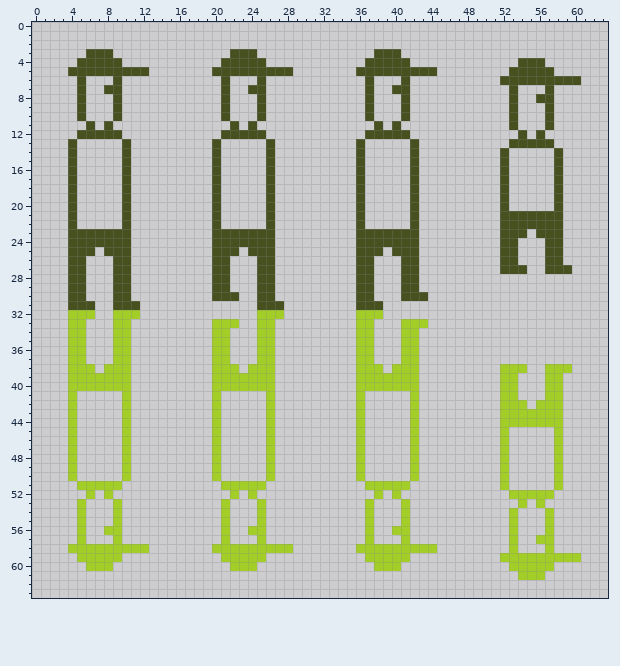
Pixel-art sprite, stored at content/chars.png. Above: the version before the commit.
The file is 64x64 pixels.
Once edited:
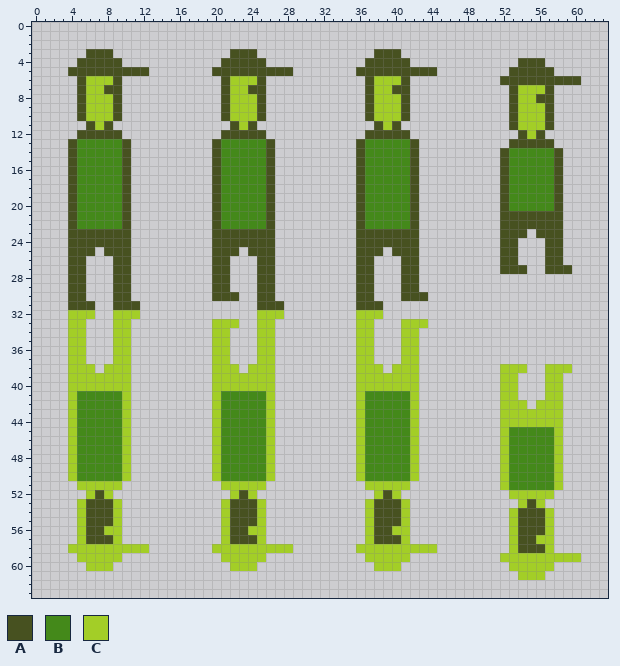
Palette (. is transparent): A #475120  B #44891a  C #a3ce27
The exact change:
Changed rows in their new state; - is an unchanged pixel.
first column x 5:
 6 -CCC-------------CCC-------------CCC-----------------
 7 -CC--------------CC--------------CC--------------CCC-
 8 -CCC-------------CCC-------------CCC-------------CC--
 9 -CCC-------------CCC-------------CCC-------------CCC-
10 -CCC-------------CCC-------------CCC-------------CCC-
11 --C---------------C---------------C--------------CCC-
12 --------------------------------------------------C--
13 BBBBB-----------BBBBB-----------BBBBB----------------
14 BBBBB-----------BBBBB-----------BBBBB-----------BBBBB
15 BBBBB-----------BBBBB-----------BBBBB-----------BBBBB
16 BBBBB-----------BBBBB-----------BBBBB-----------BBBBB
17 BBBBB-----------BBBBB-----------BBBBB-----------BBBBB
18 BBBBB-----------BBBBB-----------BBBBB-----------BBBBB
19 BBBBB-----------BBBBB-----------BBBBB-----------BBBBB
20 BBBBB-----------BBBBB-----------BBBBB-----------BBBBB
21 BBBBB-----------BBBBB-----------BBBBB----------------
22 BBBBB-----------BBBBB-----------BBBBB----------------
first column x 5:
41 BBBBB-----------BBBBB-----------BBBBB----------------
42 BBBBB-----------BBBBB-----------BBBBB----------------
43 BBBBB-----------BBBBB-----------BBBBB----------------
44 BBBBB-----------BBBBB-----------BBBBB----------------
45 BBBBB-----------BBBBB-----------BBBBB-----------BBBBB
46 BBBBB-----------BBBBB-----------BBBBB-----------BBBBB
47 BBBBB-----------BBBBB-----------BBBBB-----------BBBBB
48 BBBBB-----------BBBBB-----------BBBBB-----------BBBBB
49 BBBBB-----------BBBBB-----------BBBBB-----------BBBBB
50 BBBBB-----------BBBBB-----------BBBBB-----------BBBBB
51 ------------------------------------------------BBBBB
52 --A---------------A---------------A------------------
53 -AAA-------------AAA-------------AAA--------------A--
54 -AAA-------------AAA-------------AAA-------------AAA-
55 -AAA-------------AAA-------------AAA-------------AAA-
56 -AA--------------AA--------------AA--------------AAA-
57 -AAA-------------AAA-------------AAA-------------AA--
58 -------------------------------------------------AAA-
